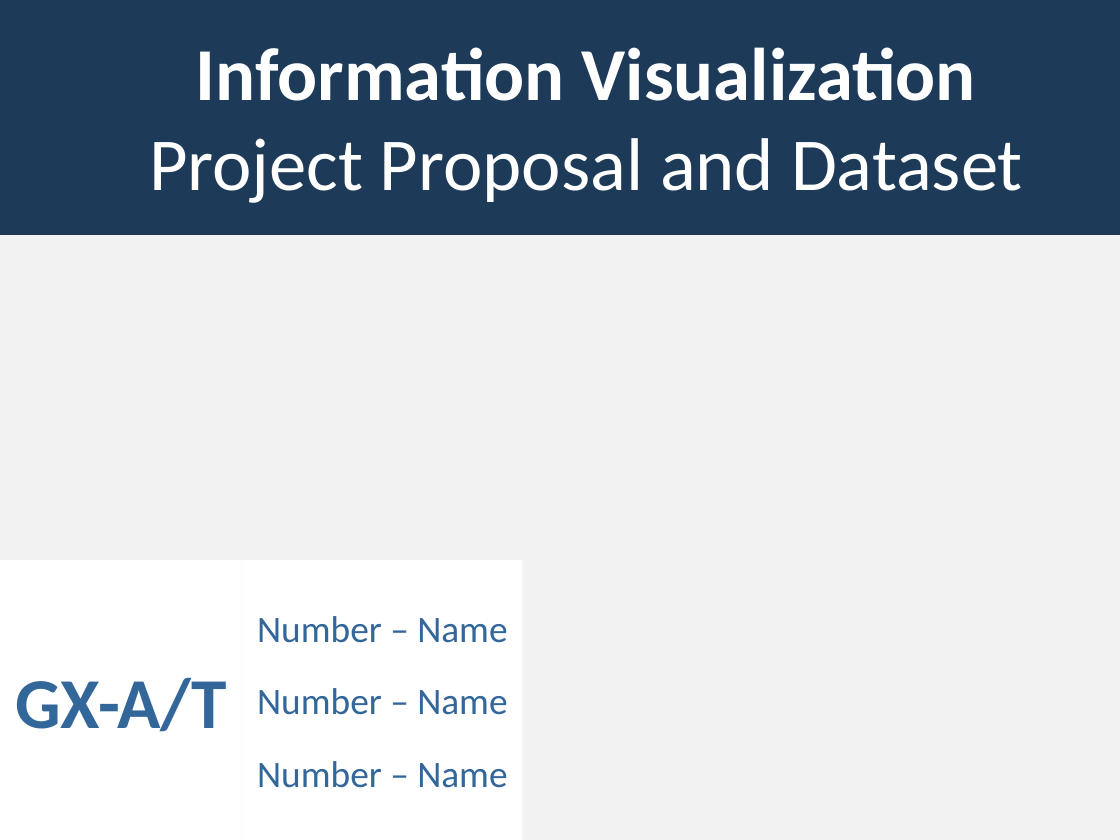
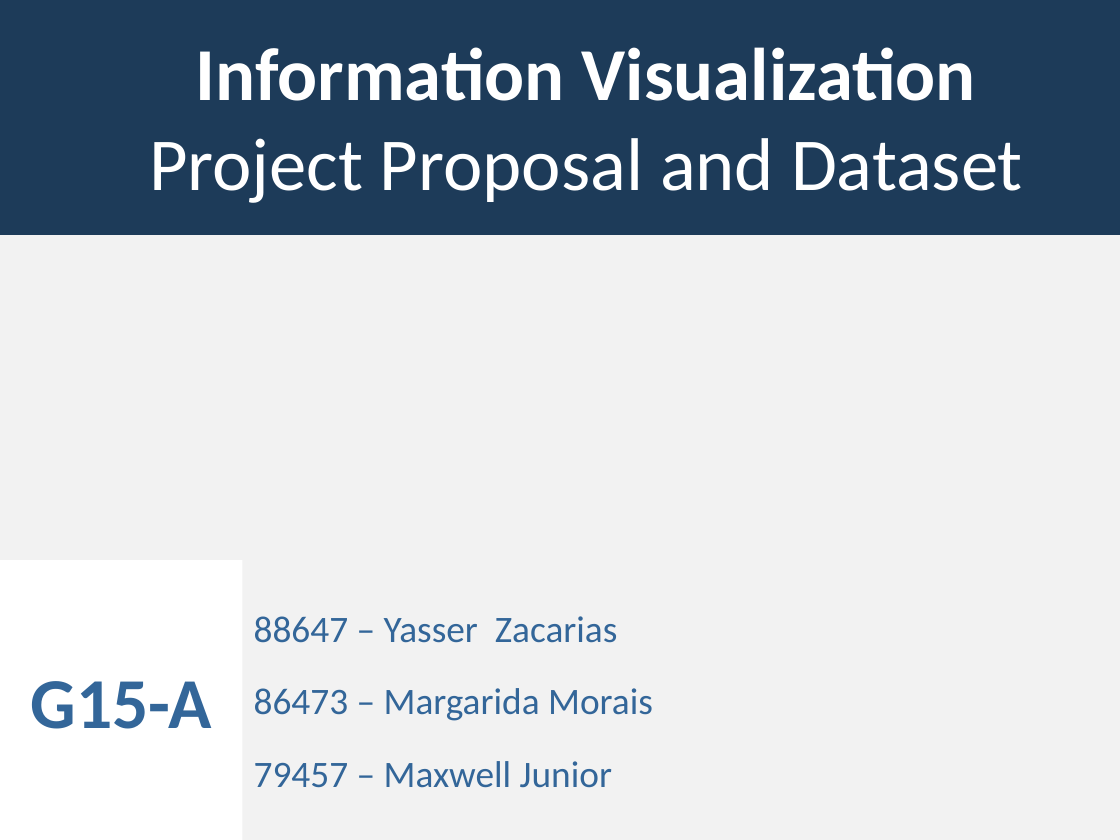
Before and after one commit to MargaridaMorais/information_visualization, a slide deck: slide 1 of CheckpointII/Lab04-PresentationTemplate.pptx. Drawn at 1120x840 pixels with LibreOffice and Linux fonts; fonts in the diff are those of the drawing; background and template pictures are left out. Boxes give left, top, right and bottom in pixels: in the first picture for what was removed or moved away, otherwise in the second. Text is boxed around its words. In the diff, an @@ line names an element or a change of style, - is before the commit and + after.

Commit message:
change dataset name and also updated doc

```diff
--- a/CheckpointII/Lab04-PresentationTemplate.pptx
+++ b/CheckpointII/Lab04-PresentationTemplate.pptx
@@ rectangle removed at (x1=243, y1=560, x2=523, y2=840) @@
-Number – Name
-Number – Name
-Number – Name
@@ text added at (x1=254, y1=616, x2=653, y2=788), 24 pt, text #336699 @@
+88647 – Yasser Zacarias
+86473 – Margarida Morais
+79457 – Maxwell Junior
@@ text at (x1=31, y1=681, x2=212, y2=729): text changed @@
-GX-A/T
+G15-A
```
Also in this commit, not shown: 2 other files.
